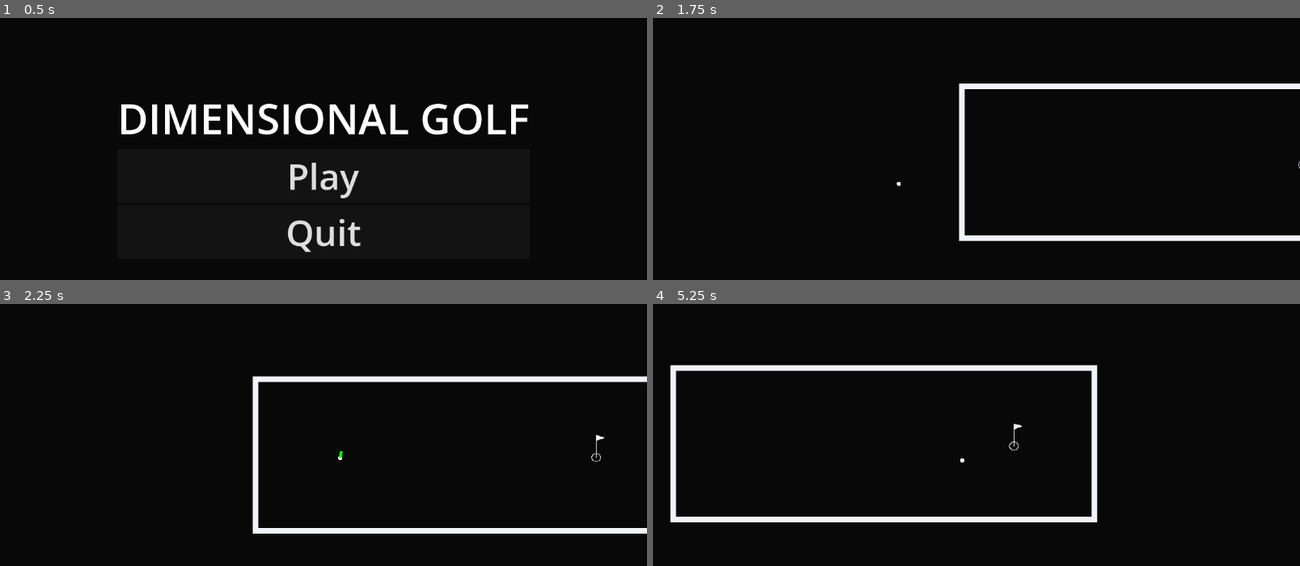
Above: before the commit, frames 1-4 (two rows, left to right).
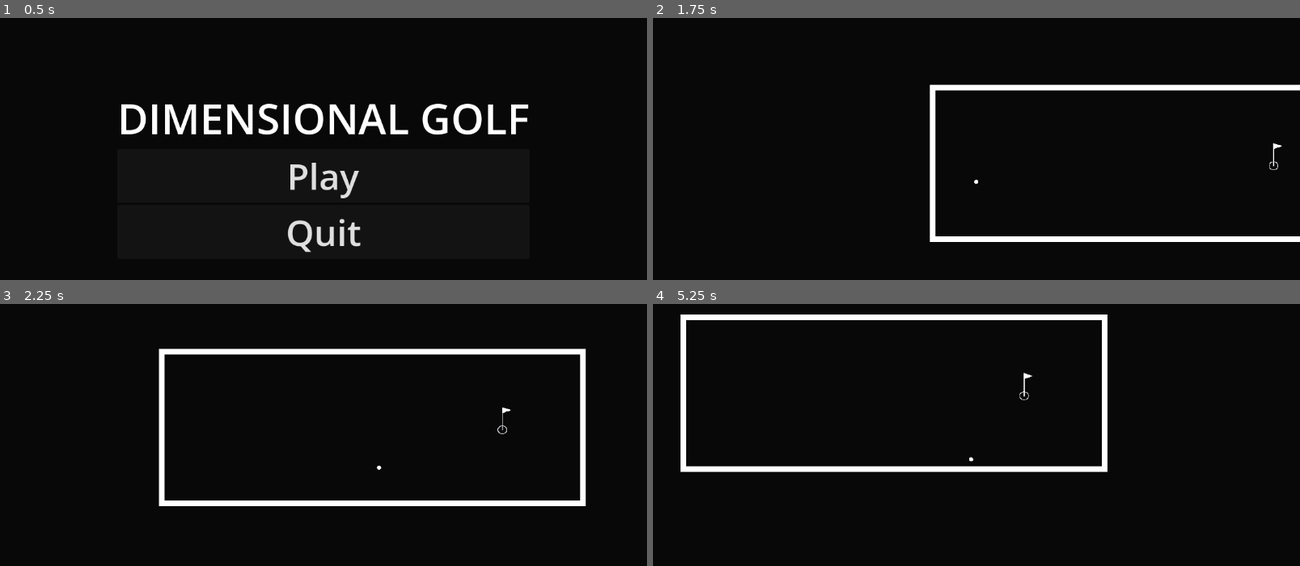
Above: after the commit, the same moments.

Repository: Renovare10/dimensional-golf
Game: Godot game, scene res://ui/MainMenu.tscn
Two runs of this game, one before a commit and one after it. Both use one fixed random seed, a clock stepped at 60 frames per second and the inputs below.
Inputs (mouse positions are in pixels of both pictures, inside the frame that each line leads up to):
- Up to frame 1 (0.5 s): no input
- Up to frame 2 (1.75 s): click "Play" at 0.5 s; tap Enter at 1.25 s; move the mouse to (1118, 156) at 1.27 s; hold Q (switch_layer_next) from 1.28 s (still down); click (1118, 156) at 1.42 s; tap E (switch_layer_prev) at 1.55 s
- Up to frame 3 (2.25 s): release Q (switch_layer_next) at 2 s; drag from (194, 479) to (634, 453) at 2.02 s
- Up to frame 4 (5.25 s): move the mouse to (1041, 379) at 2.77 s; hold Q (switch_layer_next) 2.78-3.5 s; click (1041, 379) at 2.92 s; tap E (switch_layer_prev) at 3.05, 4.55 s; drag from (944, 531) to (782, 406) at 3.52 s; move the mouse to (1170, 513) at 4.27 s; hold Q (switch_layer_next) 4.28-5 s; click (1170, 513) at 4.42 s; drag from (782, 406) to (995, 445) at 5.02 s

Frame 1 is identical in both runs. In frame 2, 2.7% of the frame differs, in the area x 37-100%, y 25-86%; in frame 3, 7.6%; in frame 4, 8.2%, in the area x 2-71%, y 4-84%.
Error after the commit: Invalid call. Nonexistent function 'generate_hulls' in base 'Node'. (res://levels/dimension_manager.gd:36)

Commit message:
Work on layer switching

Diff:
--- a/levels/dimension_manager.gd
+++ b/levels/dimension_manager.gd
@@ -3,7 +3,7 @@
 signal dimension_changed(index: int, color: Color)
 
 @export var dimension_colors: Array[Color] = [Color(1.0,0.2,0.2),Color(1.0,0.55,0.0),Color(1.0,1.0,0.2),Color(0.2,1.0,0.2),Color(0.2,0.65,1.0),Color(0.55,0.1,1.0),Color(0.85,0.1,0.9),Color(0.95,0.95,0.98)]
-@export var transition_time: float = 0.35
+@export var transition_time: float = 0.22
 @export var inactive_opacity: float = 0.38
 @export var side_rotation_deg: float = 22.0
 @export var side_offset_x: float = 85.0
@@ -11,10 +11,12 @@
 
 var layers: Array[Node2D] = []
 var current_index: int = 0
+var check_safe_index: int = 0
 var ball: CharacterBody2D
 var check_timer: float = 0.0
 var grace_timer: float = 1.2
 var transition_grace: float = 0.0
+var is_transitioning: bool = false
 
 @onready var visualizer = $Visualizer
 @onready var safe_area = $SafeAreaGenerator
@@ -34,6 +36,7 @@
 	safe_area.generate_hulls(layers, hull_padding)
 	visualizer.setup(layers, dimension_colors, transition_time, inactive_opacity, side_rotation_deg, side_offset_x)
 
+	check_safe_index = current_index
 	_update_ball_collision_mask()
 	dimension_changed.emit(current_index, dimension_colors[0])
 
@@ -44,39 +47,55 @@
 
 	if check_timer > 0.1:
 		check_timer = 0.0
+		if not ball or grace_timer <= 0.8: return
+
 		if transition_grace > 0.0:
+			# SEAMLESS: safe in old OR new dimension during transition
+			var safe_old = safe_area.is_ball_in_safe_area(check_safe_index, ball)
+			var safe_new = safe_area.is_ball_in_safe_area(current_index, ball)
+			if not (safe_old or safe_new):
+				ball.respawn()
+				grace_timer = 0.0
 			return
-		if ball and grace_timer > 0.8 and not safe_area.is_ball_in_safe_area(current_index, ball):
+
+		# Normal check after transition
+		if not safe_area.is_ball_in_safe_area(check_safe_index, ball):
 			ball.respawn()
 			grace_timer = 0.0
 
 func _input(event: InputEvent) -> void:
+	if is_transitioning: return
+
 	if event.is_action_pressed("switch_layer_next"):
-		current_index = (current_index + 1) % layers.size()
-		_switch_to(current_index)
+		_switch_to((current_index + 1) % layers.size())
 	elif event.is_action_pressed("switch_layer_prev"):
-		current_index = (current_index - 1 + layers.size()) % layers.size()
-		_switch_to(current_index)
+		_switch_to((current_index - 1 + layers.size()) % layers.size())
 
 func _switch_to(new_index: int) -> void:
+	if is_transitioning or new_index == current_index: return
+	is_transitioning = true
+
+	var old_index = current_index
 	current_index = new_index
+	check_safe_index = old_index
 
-	# Disable ball collisions during transition
 	if ball:
-		ball.collision_mask = 0
+		ball.collision_mask = 1 << current_index  # instant walls
 
-	transition_grace = transition_time + 0.15
-	visualizer.animate_switch(current_index)
+	transition_grace = transition_time + 0.08
+	visualizer.animate_switch(current_index, transition_time)
 
-	# Re-enable correct collisions after tween finishes
-	get_tree().create_timer(transition_time + 0.1).timeout.connect(_restore_collisions)
+	get_tree().create_timer(transition_time + 0.12).timeout.connect(_on_transition_finished)
 
-	_update_ball_collision_mask()
 	dimension_changed.emit(current_index, dimension_colors[current_index % dimension_colors.size()])
 
-func _restore_collisions() -> void:
-	if ball:
-		ball.collision_mask = 1 << current_index
+	# Immediate safety net
+	if ball and not safe_area.is_ball_in_safe_area(current_index, ball):
+		ball.respawn()
+
+func _on_transition_finished() -> void:
+	check_safe_index = current_index
+	is_transitioning = false
 
 func _update_ball_collision_mask() -> void:
 	if ball:
--- a/levels/dimension_visualizer.gd
+++ b/levels/dimension_visualizer.gd
@@ -18,7 +18,7 @@
 		original_positions.append(layer.position)  # store exact editor position
 	_update_visuals_instant()
 
-func animate_switch(current_index: int) -> void:
+func animate_switch(current_index: int, duration: float = 0.38) -> void:
 	if tween and tween.is_running(): tween.kill()
 	tween = get_tree().create_tween().set_parallel(true).set_ease(Tween.EASE_OUT).set_trans(Tween.TRANS_CUBIC)
 
@@ -48,9 +48,9 @@
 		var target_pos = original_positions[i] + Vector2(0, offset_y)
 
 		layer.z_index = 10 if rel == 0 else -abs(rel)
-		tween.tween_property(layer, "position", target_pos, 0.38)
-		tween.tween_property(layer, "scale", Vector2(target_scale, target_scale), 0.38)
-		tween.tween_property(layer, "modulate:a", target_alpha, 0.38)
+		tween.tween_property(layer, "position", target_pos, duration)      # ← now uses real time
+		tween.tween_property(layer, "scale", Vector2(target_scale, target_scale), duration)
+		tween.tween_property(layer, "modulate:a", target_alpha, duration)
 		_tint_layer(layer)
 
 func _update_visuals_instant() -> void:
--- a/levels/level_03.tscn
+++ b/levels/level_03.tscn
@@ -13,7 +13,6 @@
 [node name="LayersContainer" type="Node2D" parent="." unique_id=1459958479]
 script = ExtResource("1_2wlag")
 dimension_colors = Array[Color]([Color(0.95, 0.95, 0.98, 1), Color(1, 0.2, 0.2, 1), Color(1, 0.55, 0, 1), Color(1, 1, 0.2, 1), Color(0.2, 1, 0.2, 1), Color(0.2, 0.65, 1, 1), Color(0.55, 0.1, 1, 1), Color(0.85, 0.1, 0.9, 1)])
-transition_time = 0.1
 
 [node name="Layer0" type="Node2D" parent="LayersContainer" unique_id=155930399]
 
@@ -42,7 +41,7 @@
 script = ExtResource("4_6181x")
 nearby_opacity = 0.1
 
-[node name="SafeAreaGenerator" type="Node" parent="LayersContainer" unique_id=652171937]
+[node name="SafeAreaGenerator" type="Node2D" parent="LayersContainer" unique_id=1730770808]
 script = ExtResource("5_j4ks3")
 
 [node name="GolfBall" parent="." unique_id=108662463 instance=ExtResource("6_5pqto")]
--- a/levels/safe_area_generator.gd
+++ b/levels/safe_area_generator.gd
@@ -1,4 +1,9 @@
-extends Node
+extends Node2D
+
+@export var debug_draw_hulls: bool = false:
+	set(value):
+		debug_draw_hulls = value
+		queue_redraw()
 
 var safe_hulls: Array[PackedVector2Array] = []
 var layers: Array[Node2D] = []
@@ -8,26 +13,25 @@
 	safe_hulls.clear()
 	for layer in layers:
 		var points: PackedVector2Array = PackedVector2Array()
-		_collect_wall_points(layer, points, layer)
+		_collect_wall_points_global(layer, points)
 		if points.size() >= 3:
 			var hull = Geometry2D.convex_hull(points)
 			safe_hulls.append(_expand_hull(hull, padding))
 		else:
 			safe_hulls.append(PackedVector2Array())
+	queue_redraw()
 
 func is_ball_in_safe_area(index: int, ball: CharacterBody2D) -> bool:
 	if index >= safe_hulls.size() or safe_hulls[index].size() < 3:
 		return true
-	var layer = layers[index]
-	var local_pos = layer.to_local(ball.global_position)
-	return Geometry2D.is_point_in_polygon(local_pos, safe_hulls[index])
+	return Geometry2D.is_point_in_polygon(ball.global_position, safe_hulls[index])
 
-func _collect_wall_points(node: Node, points: PackedVector2Array, layer: Node2D) -> void:
+func _collect_wall_points_global(node: Node, points: PackedVector2Array) -> void:
 	for child in node.get_children():
 		if child is Line2D:
 			for p in child.points:
-				points.append(layer.to_local(child.to_global(p)))
-		_collect_wall_points(child, points, layer)
+				points.append(child.to_global(p))
+		_collect_wall_points_global(child, points)
 
 func _expand_hull(hull: PackedVector2Array, padding: float) -> PackedVector2Array:
 	var expanded: PackedVector2Array = PackedVector2Array()
@@ -39,3 +43,19 @@
 		var dir = (p - center).normalized()
 		expanded.append(p + dir * padding)
 	return expanded
+
+func _process(_delta: float) -> void:
+	if debug_draw_hulls:
+		queue_redraw()
+
+func _draw() -> void:
+	if not debug_draw_hulls or safe_hulls.is_empty():
+		return
+	for i in safe_hulls.size():
+		if safe_hulls[i].size() < 3: continue
+		var alpha = 0.65 if i == get_parent().current_index else 0.28
+		var color = Color(0.0, 1.0, 0.4, alpha) if i == get_parent().current_index else Color(1.0, 0.35, 0.0, alpha)
+		var pts = safe_hulls[i].duplicate()
+		for j in pts.size():
+			pts[j] = to_local(pts[j])
+		draw_colored_polygon(pts, color)
